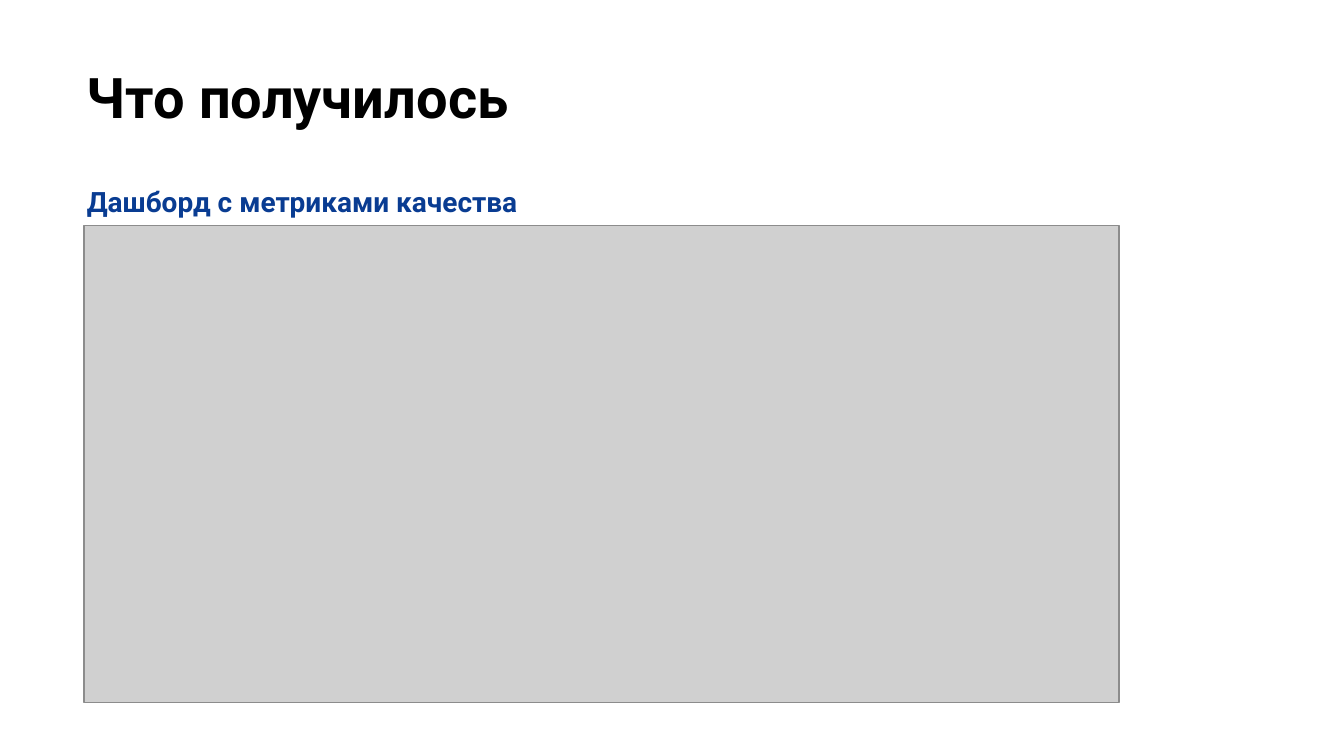
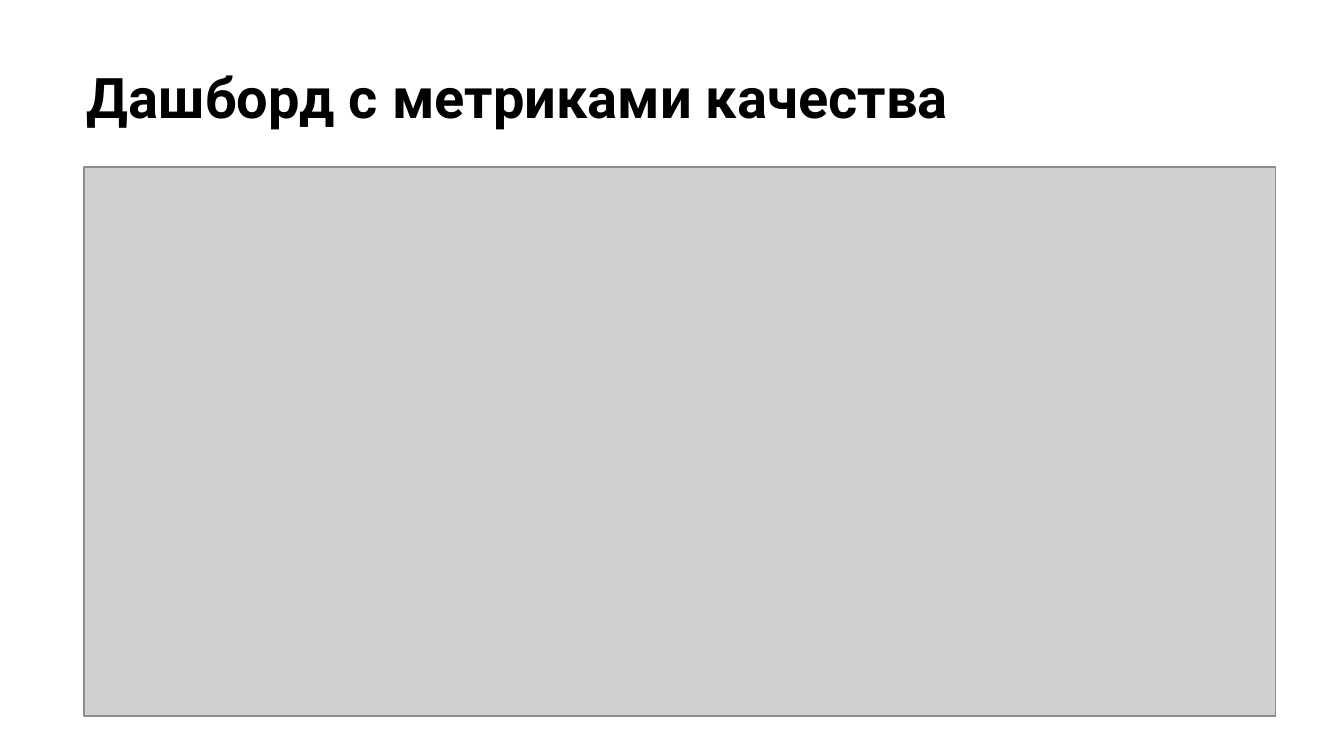
Before and after one commit to Vesta080283/customer-360-dq-project, a slide deck: slide 9 of presentation/Проект сквозного аудита качества данных в домене Customer 360.pptx. Drawn at 1344x756 pixels with LibreOffice and Linux fonts; fonts in the diff are those of the drawing; grey boxes stand for pictures; background and template pictures are left out. Boxes give left, top, right and bottom in pixels: in the first picture for what was removed or moved away, otherwise in the second. Text is boxed around its words. In the diff, an @@ line names an element or a change of style, - is before the commit and + after.

```diff
--- a/presentation/Проект сквозного аудита качества данных в домене Customer 360.pptx
+++ b/presentation/Проект сквозного аудита качества данных в домене Customer 360.pptx
@@ title at [87, 75, 948, 130]: text changed @@
-Что получилось
+Дашборд с метриками качества
@@ picture: place and size @@
-picture at [83, 226, 1118, 703]
+picture at [83, 167, 1275, 716]
@@ text removed at [87, 190, 517, 218] @@
-Дашборд с метриками качества
```
Also in this commit, not shown: 5 other slides changed, 3 slides added, 1 slide removed, 3 other files.
